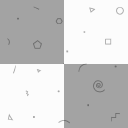
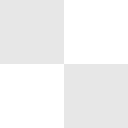
Comparing the layer stacks of the two 128px x 128px images. Changes:
hid "Layer 3" over [0, 0, 128, 128]
painted on "Layer 1" over [0, 0, 128, 128]
